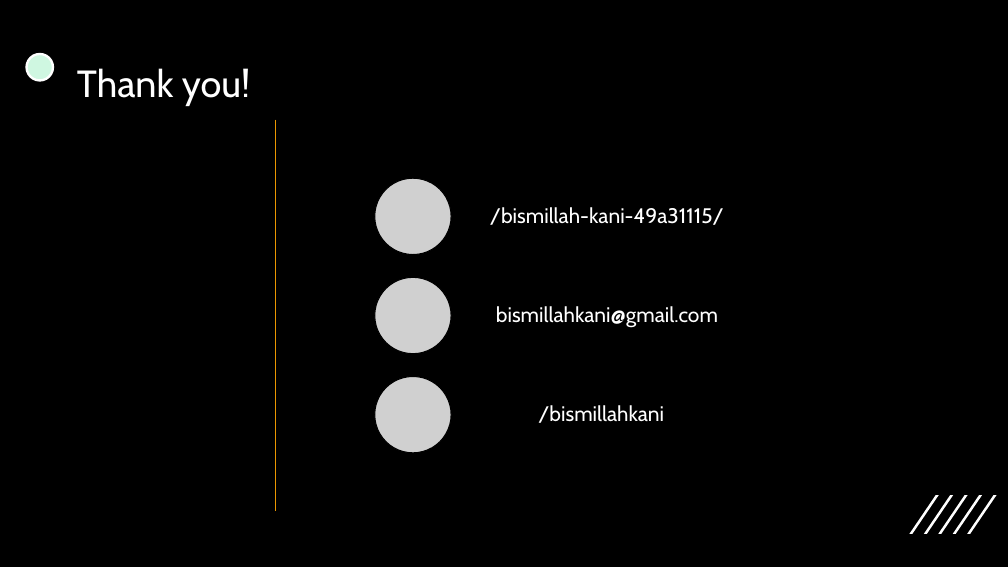
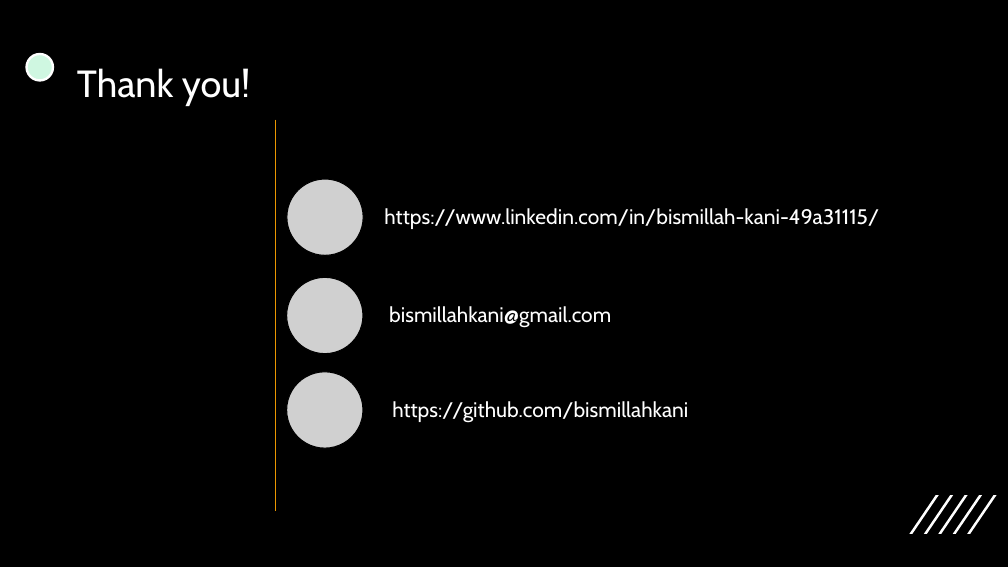
Before and after one commit to bismillahkani/AWS-Serverless-AI, a slide deck: slide 7 of serverless-workshop.pptx. Drawn at 1008x567 pixels with LibreOffice and Linux fonts; fonts in the diff are those of the drawing; grey boxes stand for pictures. Boxes give left, top, right and bottom in pixels: in the first picture for what was removed or moved away, otherwise in the second. Text is boxed around its words. In the diff, an @@ line names an element or a change of style, - is before the commit and + after.

Commit message:
add ppt

```diff
--- a/serverless-workshop.pptx
+++ b/serverless-workshop.pptx
@@ picture added at (287, 179, 364, 256) @@
@@ picture removed at (375, 178, 451, 255) @@
@@ pentagon arrow: place and size @@
-pentagon arrow at (413, 178, 760, 255)
+pentagon arrow at (332, 180, 901, 256)
@@ text at (384, 208, 879, 229): text changed @@
-/bismillah-kani-49a31115/
+https://www.linkedin.com/in/bismillah-kani-49a31115/
@@ picture added at (287, 278, 363, 354) @@
@@ pentagon arrow: place and size @@
-pentagon arrow at (413, 278, 760, 354)
+pentagon arrow at (337, 278, 793, 354)
@@ text "bismillahkani@gmail.com": place and size @@
-text "bismillahkani@gmail.com" at (496, 306, 718, 328)
+text "bismillahkani@gmail.com" at (389, 306, 611, 328)
@@ text "bismillahkani@gmail.com" at (389, 306, 611, 328): alignment centre to left @@
@@ picture removed at (375, 278, 451, 354) @@
@@ picture: place and size @@
-picture at (375, 377, 451, 453)
+picture at (287, 372, 363, 448)
@@ pentagon arrow: place and size @@
-pentagon arrow at (413, 377, 760, 453)
+pentagon arrow at (336, 372, 792, 448)
@@ text at (392, 401, 688, 423): text changed @@
-/bismillahkani
+https://github.com/bismillahkani
```
Also in this commit, not shown: 1 other slide changed, 2 other files.
